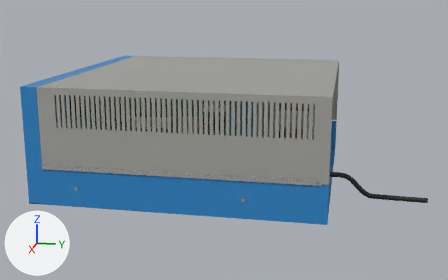
The glTF model model/altair-8800.glb, before and after one commit.
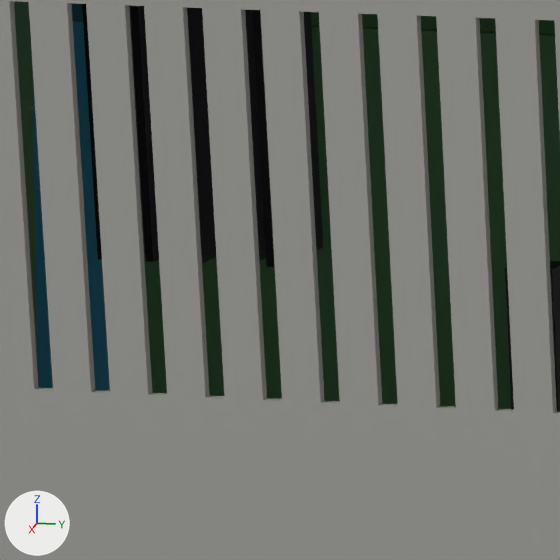
There are two pictures of each version: one whole from a 50 mm camera at (1.03, 0.24, 0.317) aimed at (0.013, 0.037, 0.062), one close up on the part from 13% to 24% of the width and 34% to 51% of the height. Arrows for +X, +Y and +Z are at lower left; the lights stay in place. The older version's two pictures come first. Where no turn or scale is listed for an object, it has been applied to the vertices. Vertices at exactly the same position are counted once.

Names of what the first close-up shows: 'bus.board.0', 'card.cpu', 'card.mem1k', 'case.top', 'panel.assembly'.
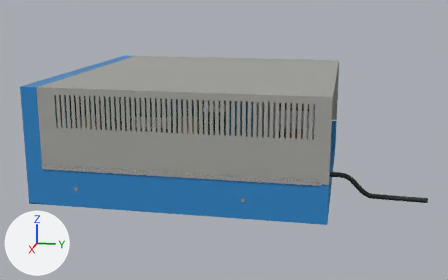
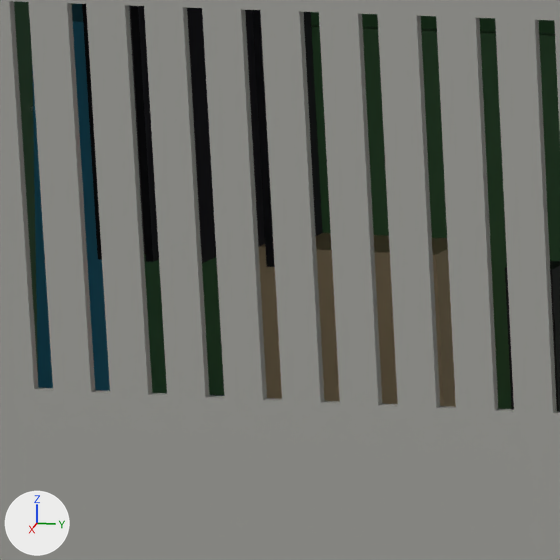
What changed in the scene script:
```text
Change me_card_cpu:
    used by ob_card_cpu; location = (0.1692, -0.0467, 0.0303)
    remove me_card_cpu.from_pydata(...)  # 1698 vertices, 2388 faces; spans x -0.001..0.013, y -0.127..0.127, z -0.008..0.132
    add me_card_cpu.from_pydata(...)  # 1778 vertices, 2508 faces; spans x -0.001..0.013, y -0.127..0.127, z -0.008..0.132
    me_card_cpu part 1: a new loose piece, a box spanning x 0.001..0.011, y -0.103..-0.078, z 0.079..0.1, in mat_resistor_tan (beige #bca681)
    other edits to the shape of me_card_cpu do not show in these pictures
    add me_card_cpu.materials.append(mat_cap_body)  # blue #3f5995
```

Boxes [x1, y1, x2, y2] around the edits, measured in the close-ups (560 x 560 px):
part 1 of me_card_cpu, added (beige): after [259, 233, 456, 407]
